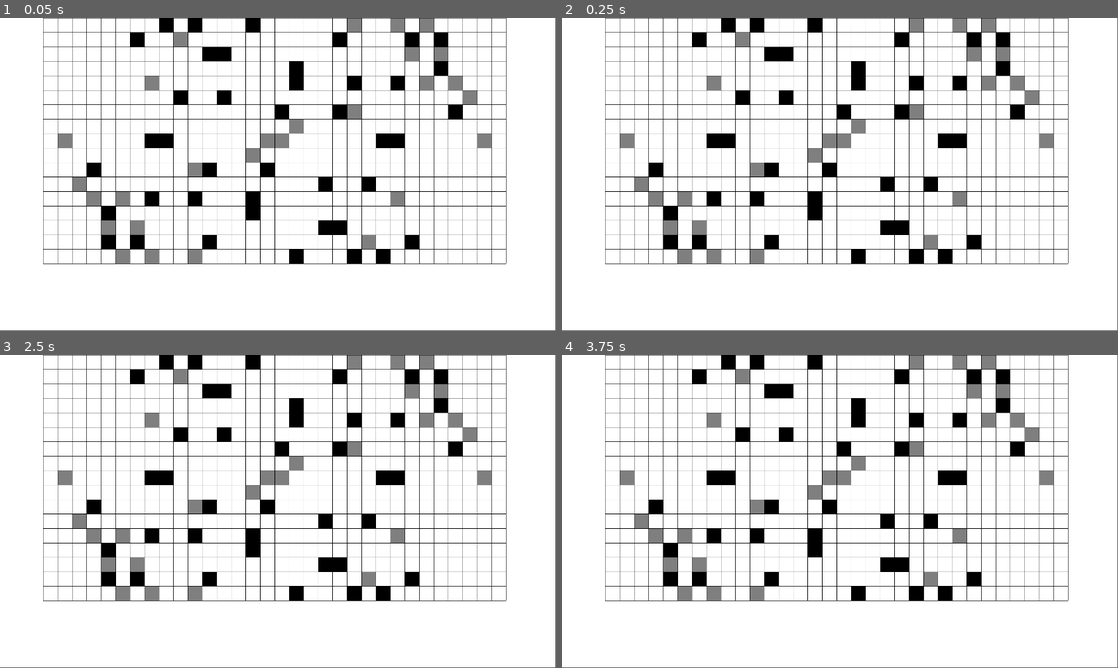
Above: before the commit, frames 1-4 (two rows, left to right).
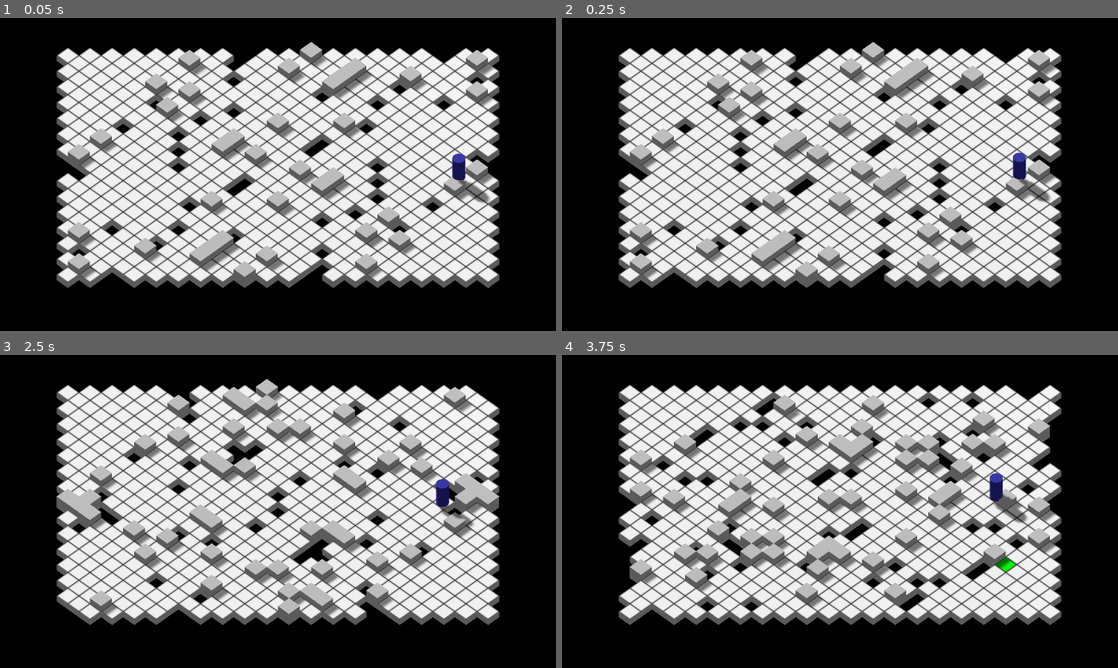
Above: after the commit, the same moments.

Repository: CarlCochet/MotA
Game: Godot game, scene res://Scenes/Arena3D.tscn
Same seed, same stepped clock (60 frames per second), same inputs: the game is played once before the commit and once after it. Before the commit the project starts from res://Scenes/Arena.tscn.
Inputs (mouse positions are in pixels of both pictures, inside the frame that each line leads up to):
- Up to frame 1 (0.05 s): no input
- Up to frame 2 (0.25 s): no input
- Up to frame 3 (2.5 s): tap Enter at 0.5 s; move the mouse to (400, 495) at 0.52 s; tap 0 at 0.6 s; click (400, 495) at 0.67 s; tap 1 at 0.8, 1.35 s; move the mouse to (166, 527) at 1.27 s; click (166, 527) at 1.42 s; tap 2 at 1.55, 2.1 s; move the mouse to (333, 442) at 2.02 s; click (333, 442) at 2.17 s; tap 3 at 2.3 s
- Up to frame 4 (3.75 s): move the mouse to (812, 574) at 2.77 s; tap 3 at 2.85 s; click (812, 574) at 2.92 s; tap 0 at 3.05, 3.6 s; move the mouse to (1006, 558) at 3.52 s; click (1006, 558) at 3.67 s
In our replay, the window is 799x449 before the commit and 800x450 after it. These sizes can differ from the game's own. Grey fills any space a smaller window leaves; there, only what the larger window draws over its background counts as a difference.

The runs differ from the first frame. In frame 1, 75% of the frame differs, in the area x 0-100%, y 0-100%; in frame 2, 75%; in frame 3, 77%; in frame 4, 78%.
Error after the commit: Invalid get index 'id' (on base: 'previously freed instance'). (res://Scripts/Arena3D.gd:127)

Commit message:
Switch to 3D

Diff:
--- a/Scenes/Arena.tscn
+++ b/Scenes/Arena.tscn
@@ -1,6 +1,14 @@
-[gd_scene load_steps=2 format=2]
+[gd_scene load_steps=4 format=2]
 
 [ext_resource path="res://Scripts/Arena.gd" type="Script" id=1]
+[ext_resource path="res://Scripts/LoS.gd" type="Script" id=2]
+[ext_resource path="res://Scripts/Pathfinder.gd" type="Script" id=3]
 
 [node name="Arena" type="Node2D"]
 script = ExtResource( 1 )
+
+[node name="Pathfinder" type="Node2D" parent="."]
+script = ExtResource( 3 )
+
+[node name="LoS" type="Node2D" parent="."]
+script = ExtResource( 2 )
--- /dev/null
+++ b/Scenes/Arena3D.tscn
@@ -0,0 +1,49 @@
+[gd_scene load_steps=8 format=2]
+
+[ext_resource path="res://Scripts/CSGCylinder.gd" type="Script" id=1]
+[ext_resource path="res://Scripts/Arena3D.gd" type="Script" id=2]
+[ext_resource path="res://Scripts/Pathfinder3D.gd" type="Script" id=3]
+[ext_resource path="res://Scripts/LoS3D.gd" type="Script" id=4]
+
+[sub_resource type="Environment" id=1]
+background_mode = 1
+ambient_light_color = Color( 0.462745, 0.462745, 0.462745, 1 )
+
+[sub_resource type="Environment" id=2]
+
+[sub_resource type="SpatialMaterial" id=3]
+albedo_color = Color( 0.219608, 0.219608, 0.670588, 1 )
+
+[node name="Arena3D" type="Spatial" groups=[
+"map",
+"obstacles",
+"tiles",
+]]
+script = ExtResource( 2 )
+
+[node name="Camera" type="Camera" parent="."]
+transform = Transform( 0.707107, 0.5, -0.5, 0, 0.707107, 0.707107, 0.707107, -0.5, 0.5, -10, 10, 10 )
+environment = SubResource( 1 )
+projection = 1
+size = 20.0
+
+[node name="WorldEnvironment" type="WorldEnvironment" parent="Camera"]
+environment = SubResource( 2 )
+
+[node name="DirectionalLight" type="DirectionalLight" parent="."]
+transform = Transform( 1, 0, 0, 0, -0.726611, 0.687049, 0, -0.687049, -0.726611, 0, 3.39066, 0 )
+shadow_enabled = true
+
+[node name="CSGCylinder" type="CSGCylinder" parent="."]
+transform = Transform( 1, 0, 0, 0, 1, 0, 0, 0, 1, 4.64061, 1.46708, 11.7345 )
+radius = 0.426865
+height = 1.70326
+sides = 15
+material = SubResource( 3 )
+script = ExtResource( 1 )
+
+[node name="Pathfinder" type="Spatial" parent="."]
+script = ExtResource( 3 )
+
+[node name="LoS" type="Spatial" parent="."]
+script = ExtResource( 4 )
--- /dev/null
+++ b/Scenes/Obstacle.tscn
@@ -0,0 +1,28 @@
+[gd_scene load_steps=4 format=2]
+
+[ext_resource path="res://Scripts/Obstacle.gd" type="Script" id=1]
+
+[sub_resource type="SpatialMaterial" id=1]
+albedo_color = Color( 0.784314, 0.784314, 0.784314, 1 )
+
+[sub_resource type="SpatialMaterial" id=2]
+albedo_color = Color( 0.784314, 0.784314, 0.784314, 1 )
+
+[node name="Obstacle" type="Spatial"]
+script = ExtResource( 1 )
+
+[node name="Top" type="CSGBox" parent="."]
+transform = Transform( 1, 0, 0, 0, 1, 0, 0, 0, 1, 0, 0.75, 0 )
+collision_layer = 0
+collision_mask = 0
+width = 1.0
+height = 0.001
+depth = 1.0
+material = SubResource( 1 )
+
+[node name="Base" type="CSGBox" parent="."]
+transform = Transform( 1, 0, 0, 0, 1, 0, 0, 0, 1, -0.00841826, 0.249, -0.00690311 )
+width = 1.0
+height = 0.999
+depth = 1.0
+material = SubResource( 2 )
--- /dev/null
+++ b/Scenes/Tile.tscn
@@ -0,0 +1,28 @@
+[gd_scene load_steps=5 format=2]
+
+[ext_resource path="res://Textures/tile.png" type="Texture" id=1]
+[ext_resource path="res://Scripts/Tile.gd" type="Script" id=2]
+
+[sub_resource type="SpatialMaterial" id=1]
+albedo_texture = ExtResource( 1 )
+
+[sub_resource type="SpatialMaterial" id=2]
+albedo_color = Color( 0.784314, 0.784314, 0.784314, 1 )
+
+[node name="Tile" type="Spatial"]
+script = ExtResource( 2 )
+
+[node name="Top" type="CSGBox" parent="."]
+transform = Transform( 1, 0, 0, 0, 1, 0, 0, 0, 1, 0, 0.25, 0 )
+use_collision = true
+width = 1.0
+height = 0.001
+depth = 1.0
+material = SubResource( 1 )
+
+[node name="Base" type="CSGBox" parent="."]
+transform = Transform( 1, 0, 0, 0, 1, 0, 0, 0, 1, 0, -0.001, 0 )
+width = 1.0
+height = 0.499
+depth = 1.0
+material = SubResource( 2 )
--- a/Scripts/Arena.gd
+++ b/Scripts/Arena.gd
@@ -3,19 +3,34 @@
 
 var window_size
 var grid_step
-var map_offset = Vector2(150, 0)
-var map_size = Vector2(32, 17)
-var rng = RandomNumberGenerator.new()
-var map = []
+var map_offset
+var map_size
+var map_bounds
+var rng
+var map
+var pathfinder
+var los
+var tile_size
+var display_mode
+var points
 
 
 func _ready() -> void:
+	rng = RandomNumberGenerator.new()
 	rng.randomize()
 
 	window_size = get_viewport().size
+	map_offset = Vector2(window_size.x / 12, 0)
+	map_size = Vector2(32, 17)
 	grid_step = int((window_size.x - map_offset.x * 2) / map_size.x)
+	map_bounds = Vector2(map_size.x * grid_step + map_offset.x, map_size.y * grid_step + map_offset.y)
+	map = []
+	tile_size = Vector2(grid_step, grid_step)
 
-	print(window_size, " | ", map_size, " | ", grid_step)
+	display_mode = 0
+
+	los = get_node("LoS")
+	pathfinder = get_node("Pathfinder")
 
 	generate_map()
 	update()
@@ -23,6 +38,9 @@
 
 func generate_map():
 	map = []
+	pathfinder.astar.clear()
+	var tile_count = 0
+
 	for x in range(map_size.x):
 		map.append([])
 		for y in range(map_size.y):
@@ -33,13 +51,24 @@
 			else:
 				map[x].append(map[map_size.x - x - 1][map_size.y - y - 1])
 
+			if map[x][y] > 1:
+				pathfinder.astar.add_point(tile_count, Vector2(x, y))
+				if x > 0:
+					if map[x - 1][y] > 1:
+						pathfinder.astar.connect_points(tile_count, tile_count - map_size.y)
+				if y > 0:
+					if map[x][y - 1] > 1:
+						pathfinder.astar.connect_points(tile_count, tile_count - 1)
+
+			tile_count += 1
+
 
 func draw_grid():
 	for x in range(map_size.x + 1):
-		draw_line(Vector2(x * grid_step + map_offset.x, map_offset.y), Vector2(x * grid_step + map_offset.x, map_size.y * grid_step + map_offset.y), Color(0, 0, 0))
+		draw_line(Vector2(x * grid_step + map_offset.x, map_offset.y), Vector2(x * grid_step + map_offset.x, map_bounds.y), Color(0, 0, 0))
 
 	for y in range(map_size.y + 1):
-		draw_line(Vector2(map_offset.x, y * grid_step + map_offset.y), Vector2(map_size.x * grid_step + map_offset.x, y * grid_step + map_offset.y), Color(0, 0, 0))
+		draw_line(Vector2(map_offset.x, y * grid_step + map_offset.y), Vector2(map_bounds.x, y * grid_step + map_offset.y), Color(0, 0, 0))
 
 
 func draw_map():
@@ -47,7 +76,6 @@
 
 	var color
 	var start
-	var tile_size = Vector2(grid_step, grid_step)
 
 	for x in range(map_size.x):
 		for y in range(map_size.y):
@@ -64,6 +92,15 @@
 
 
 func draw_path():
+	var start
+	var color = Color(0, 1, 0)
+
+	for tile in pathfinder.path:
+		start = Vector2(tile.x * grid_step + map_offset.x, tile.y * grid_step + map_offset.y)
+		draw_rect(Rect2(start, tile_size), color)
+
+
+func draw_all_movements():
 	pass
 
 
@@ -73,12 +110,45 @@
 
 func _draw() -> void:
 	draw_map()
-	draw_path()
-	draw_los()
+
+	match display_mode:
+		0:
+			draw_path()
+		1:
+			draw_los()
+		2:
+			draw_all_movements()
+
 	draw_grid()
 
 
 # Called every frame. 'delta' is the elapsed time since the previous frame.
 func _process(delta: float) -> void:
 #	generate_map()
-	update()
+#	update()
+	pass
+
+
+func _input(event):
+	if event is InputEventMouseButton:
+		pathfinder.set_start(event.position)
+		pathfinder.compute_path(event.position)
+		update()
+
+	if event is InputEventMouseMotion:
+		pathfinder.compute_path(event.position)
+		update()
+
+	if event is InputEventKey:
+		if event.pressed and event.scancode == KEY_ESCAPE:
+			get_tree().quit()
+
+		if event.pressed and event.scancode == KEY_0:
+			display_mode = 0
+			print(display_mode)
+		if event.pressed and event.scancode == KEY_1:
+			display_mode = 1
+			print(display_mode)
+		if event.pressed and event.scancode == KEY_2:
+			display_mode = 2
+			print(display_mode)
--- /dev/null
+++ b/Scripts/Arena3D.gd
@@ -0,0 +1,150 @@
+extends Spatial
+
+
+var rng
+var tile
+var obstacle
+var pathfinder
+var display_mode
+var map
+var tile_instances
+var camera
+var map_size
+var target_tile
+
+
+func _ready() -> void:
+	rng = RandomNumberGenerator.new()
+	rng.randomize()
+
+	map_size = 35
+	tile_instances = []
+
+	tile = load("res://Scenes/Tile.tscn")
+	obstacle = load("res://Scenes/Obstacle.tscn")
+
+	pathfinder = get_node("Pathfinder")
+	camera = get_node("Camera")
+
+	generate_map()
+
+
+func generate_map():
+	for rows in tile_instances:
+		for instance in rows:
+			if instance:
+				instance.queue_free()
+
+	tile_instances = []
+	map = []
+	pathfinder.astar.clear()
+	var id = 0
+
+	for i in range(map_size):
+		map.append([])
+		tile_instances.append([])
+		for k in range(map_size):
+			if i < k + 15 and i > k - 15 and k + i < 55 and k + i > 15:
+				var spawn
+
+				if i < 6 or i > 29:
+					spawn = tile.instance()
+					spawn.id = id
+					map[i].append(2)
+				else:
+					if i <= 17:
+						var rand_num = rng.randi_range(0, 10)
+						if rand_num < 9:
+							spawn = tile.instance()
+							spawn.id = id
+							map[i].append(2)
+						elif rand_num == 9:
+							spawn = obstacle.instance()
+							map[i].append(1)
+						else:
+							map[i].append(0)
+					else:
+						if map[36 - i - 1][36 - k - 1] == 2:
+							spawn = tile.instance()
+							spawn.id = id
+							map[i].append(2)
+						elif map[36 - i - 1][36 - k - 1] == 1:
+							spawn = obstacle.instance()
+							map[i].append(1)
+						else:
+							map[i].append(0)
+
+				if spawn:
+					spawn.transform.origin.x = k - 20
+					spawn.transform.origin.z = i - 15
+					spawn.pos = Vector2(i, k)
+
+					tile_instances[i].append(spawn)
+
+					add_child(spawn)
+				else:
+					tile_instances[i].append(null)
+			else:
+				map[i].append(0)
+				tile_instances[i].append(null)
+
+			if map[i][k] == 2:
+				pathfinder.astar.add_point(id, Vector2(i, k))
+
+				if i > 0:
+					if map[i - 1][k] == 2:
+						pathfinder.astar.connect_points(id, id - map_size)
+				if k > 0:
+					if map[i][k - 1] == 2:
+						pathfinder.astar.connect_points(id, id - 1)
+
+			id += 1
+
+	for row in tile_instances:
+		for instance in row:
+			if instance:
+				if instance.type == "Tile":
+					instance.connect("tile_hovered", self, "mouse_in_tile")
+					instance.connect("tile_left", self, "mouse_out_tile")
+
+	pathfinder.set_tiles(tile_instances)
+
+
+func mouse_in_tile(tile_instance):
+	target_tile = tile_instance
+
+func mouse_out_tile(tile_instance):
+	target_tile = tile_instance
+
+
+func _process(_delta: float) -> void:
+	pass
+
+
+func _input(event):
+	if event is InputEventMouseButton:
+		if target_tile:
+			pathfinder.set_start(target_tile.id)
+			pathfinder.compute_path(target_tile.id)
+			pathfinder.display_path()
+
+	if event is InputEventMouseMotion:
+		if target_tile:
+			pathfinder.compute_path(target_tile.id)
+			pathfinder.display_path()
+
+	if event is InputEventKey:
+		if event.pressed and event.scancode == KEY_ESCAPE:
+			get_tree().quit()
+
+		if event.pressed and event.scancode == KEY_0:
+			display_mode = 0
+			print(display_mode)
+		if event.pressed and event.scancode == KEY_1:
+			display_mode = 1
+			print(display_mode)
+		if event.pressed and event.scancode == KEY_2:
+			display_mode = 2
+			print(display_mode)
+		if event.pressed and event.scancode == KEY_3:
+			generate_map()
--- /dev/null
+++ b/Scripts/CSGCylinder.gd
@@ -0,0 +1,16 @@
+extends CSGCylinder
+
+
+# Declare member variables here. Examples:
+# var a: int = 2
+# var b: String = "text"
+
+
+# Called when the node enters the scene tree for the first time.
+func _ready() -> void:
+	pass
+
+
+# Called every frame. 'delta' is the elapsed time since the previous frame.
+func _process(_delta: float) -> void:
+	transform.origin.z -= 0.01
--- /dev/null
+++ b/Scripts/LoS.gd
@@ -0,0 +1,53 @@
+extends Node
+
+
+var arena
+var start
+var tiles
+
+
+func _ready() -> void:
+	arena = get_parent()
+	start = Vector2(0, 0)
+	tiles = []
+
+
+func get_all_los(los_range: int):
+	for i in range(los_range):
+		for k in range(los_range):
+			var a = 1
+
+
+func set_start(pos: Vector2):
+	if arena.map_offset.x < pos.x and pos.x < arena.map_bounds.x and arena.map_offset.y < pos.y and pos.y < arena.map_bounds.y:
+		start = Vector2(int((pos.x - arena.map_offset.x) / arena.grid_step), int((pos.y - arena.map_offset.y) / arena.grid_step))
+
+
+func compute_los(target: Vector2) -> bool:
+	var d = Vector2(abs(start.x - target.x), abs(start.y - target.y))
+	var pos = start
+	var n = d.x + d.y
+	var vector = Vector2(1 if target.x > start.x else -1, 1 if target.y > start.y else -1)
+	var error = d.x - d.y
+	d *= 2
+
+	while n > 0:
+		if error > 0:
+			pos.x += vector.x
+			error -= d.y
+		elif error == 0:
+			pos += vector
+			n -= 1
+			error += d.x - d.y
+		else:
+			pos.y += vector.y
+			error += d.x
+
+		if pos.x >= 0 and pos.x < arena.map_size.x and pos.y >= 0 and pos.y < arena.map_size.y:
+			if arena.map[pos.x][pos.y] == 1:
+				break
+			elif arena.map[pos.x][pos.y] > 1:
+				tiles.append(pos)
+		n -= 1
+
+	return pos.x == target.x and pos.y == target.y
--- /dev/null
+++ b/Scripts/LoS3D.gd
@@ -0,0 +1,38 @@
+extends Spatial
+
+
+var start
+var tiles
+
+
+func _ready() -> void:
+	start = Vector2(1, 15)
+	tiles = []
+
+
+func reset_state():
+	pass
+
+
+func set_start():
+	pass
+
+
+func set_tiles():
+	pass
+
+
+func display_all_los():
+	pass
+
+
+func display_los():
+	pass
+
+
+func get_all_los():
+	pass
+
+
+func compute_los():
+	pass
--- /dev/null
+++ b/Scripts/Obstacle.gd
@@ -0,0 +1,23 @@
+extends Spatial
+
+
+var pos
+var id
+var type
+var color
+var material
+
+
+func _ready() -> void:
+	material = get_node("Top").get_material()
+	type = "Obstacle"
+
+
+func change_color(new_color):
+	material.albedo_color = new_color
+	get_node("Top").set_material(material)
+
+
+# Called every frame. 'delta' is the elapsed time since the previous frame.
+#func _process(delta: float) -> void:
+#	pass
--- /dev/null
+++ b/Scripts/Pathfinder.gd
@@ -0,0 +1,31 @@
+extends Node2D
+
+
+var arena
+var astar
+var start
+var start_id
+var path
+
+
+func _ready() -> void:
+	arena = get_parent()
+	astar = AStar2D.new()
+	start = Vector2(0, 0)
+	start_id = 0
+	path = []
+
+
+func set_start(pos: Vector2):
+	if arena.map_offset.x < pos.x and pos.x < arena.map_bounds.x and arena.map_offset.y < pos.y and pos.y < arena.map_bounds.y:
+		start = Vector2(int((pos.x - arena.map_offset.x) / arena.grid_step), int((pos.y - arena.map_offset.y) / arena.grid_step))
+		start_id = start.x * arena.map_size.y + start.y
+
+
+func compute_path(target: Vector2):
+	if arena.map_offset.x < target.x and target.x < arena.map_bounds.x and arena.map_offset.y < target.y and target.y < arena.map_bounds.y:
+		var target_pos = Vector2(int((target.x - arena.map_offset.x) / arena.grid_step), int((target.y - arena.map_offset.y) / arena.grid_step))
+		var target_id = target_pos.x * arena.map_size.y + target_pos.y
+
+		if astar.has_point(target_id):
+			path = astar.get_point_path(start_id, target_id)
--- /dev/null
+++ b/Scripts/Pathfinder3D.gd
@@ -0,0 +1,47 @@
+extends Spatial
+
+
+var astar
+var start_id
+var previous_path
+var path
+var tiles
+
+
+func _ready() -> void:
+	astar = AStar2D.new()
+	start_id = 50
+	previous_path = []
+	path = []
+
+
+func reset_state():
+	pass
+
+
+func set_start(id: int):
+	start_id = id
+
+func set_tiles(new_tiles):
+	tiles = new_tiles
+
+
+func display_all_path():
+	pass
+
+
+func display_path():
+	for pos in previous_path:
+		tiles[pos.x][pos.y].change_color(Color(1, 1, 1))
+
+	for pos in path:
+		tiles[pos.x][pos.y].change_color(Color(0, 1, 0))
+
+
+func get_all_path():
+	pass
+
+
+func compute_path(id: int):
+	previous_path = path
+	path = astar.get_point_path(start_id, id)
--- /dev/null
+++ b/Scripts/Tile.gd
@@ -0,0 +1,50 @@
+extends Spatial
+
+
+var pos
+var id
+var type
+var color
+var material
+var collision_object
+var collision_shape
+var top
+
+signal tile_hovered(tile)
+signal tile_left(tile)
+
+func _ready() -> void:
+	type = "Tile"
+
+	top = get_node("Top")
+
+	material = top.get_material().duplicate()
+	top.set_material(material)
+
+	collision_object = StaticBody.new()
+	collision_shape = CollisionShape.new()
+	var shape = BoxShape.new()
+
+	collision_shape.transform.origin.y = 0.25
+	shape.set_extents(Vector3(0.5, 0.001, 0.5))
+	collision_shape.set_shape(shape)
+
+	collision_object.add_child(collision_shape)
+	add_child(collision_object)
+
+	collision_object.connect("mouse_entered", self, "_tile_hovered")
+	collision_object.connect("mouse_exited", self, "_tile_left")
+
+
+func change_color(new_color):
+	material.albedo_color = new_color
+	top.set_material(material)
+
+
+func _tile_hovered():
+#	change_color(Color(0, 1, 0))
+	emit_signal("tile_hovered", self)
+
+func _tile_left():
+#	change_color(Color(1, 1, 1))
+	emit_signal("tile_left", self)
--- /dev/null
+++ b/Textures/tile.tres
@@ -0,0 +1,3 @@
+[gd_resource type="ImageTexture" format=2]
+
+[resource]
--- a/project.godot
+++ b/project.godot
@@ -16,16 +16,17 @@
 [application]
 
 config/name="MastersOfTheArena"
-run/main_scene="res://Scenes/Arena.tscn"
+run/main_scene="res://Scenes/Arena3D.tscn"
 config/icon="res://icon.png"
 
 [display]
 
-window/size/width=1920
-window/size/height=1080
+window/size/width=1280
+window/size/height=720
 window/size/resizable=false
 window/size/borderless=true
 
 [rendering]
 
+quality/filters/msaa=2
 environment/default_environment="res://default_env.tres"
Binary file added: Textures/tile.png
Not shown, added: Textures/tile.png.import
